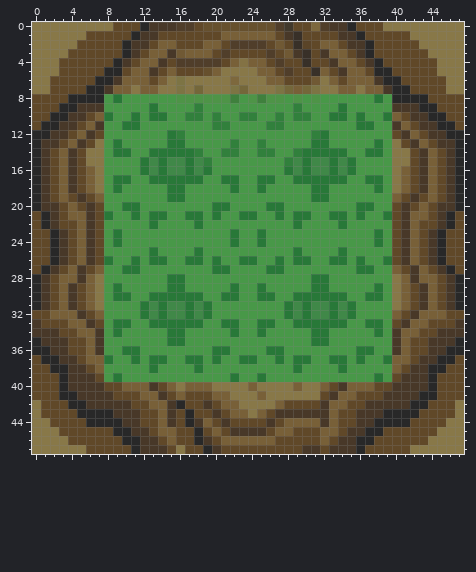
One commit to this pixel-art sprite: tile_sets/wall_tiles.png. This is how it looked before the edit.
The file is 48x48 pixels. Colours within 5 levels of each other are drawn and written as one.
Now the later version:
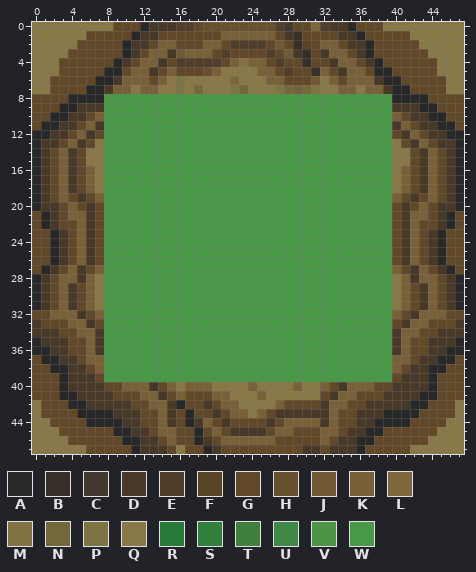
Palette (. is transparent): A #282828  B #383028  C #41392c  D #483828  E #503e2a  F #5a4428  G #604828  H #66502d  J #705934  K #786038  L #7d683d  M #837244  N #74673a  P #7d7444  Q #887848  R #287838  S #31803c  T #3f803d  U #408848  V #4e9447  W #489848
Edits made:
The edit turns colour R into colour W in row 8 at x 9 and 38; in row 9 at x 13 and 34; in row 10 at x 8, 11, 13 to 14, 33 to 34, 36 and 39; in row 11 at x 10 to 11 and 36 to 37; in row 12 at x 15 and 32; in row 13 at x 9, 15 to 16, 31 to 32 and 38.
The edit turns colour R into colour W in row 14 at x 9 to 10, 13 to 17, 30 to 34 and 37 to 38; in row 15 at x 12, 14, 17, 30, 33 and 35; in row 16 at x 12, 14, 17, 19, 28, 30, 33 and 35; in row 17 at x 9 to 10, 13 to 18, 21 to 22, 25 to 26, 29 to 34 and 37 to 38; in row 18 at x 9, 15 to 16, 22, 25, 31 to 32 and 38; in row 19 at x 15 to 16 and 31 to 32.
The edit turns colour R into colour W in row 20 at x 10 to 11, 20 to 21, 26 to 27 and 36 to 37; in row 21 at x 8, 11, 13 to 14, 17 to 18, 20, 23 to 24, 27, 29 to 30, 33 to 34, 36 and 39; in row 22 at x 13, 18, 29 and 34; in rows 23 to 24 at x 9, 22, 25 and 38; in row 25 at x 13, 18, 29 and 34; in row 26 at x 8, 11, 13 to 14, 17 to 18, 20, 23 to 24, 27, 29 to 30, 33 to 34, 36 and 39.
The edit turns colour R into colour W in row 27 at x 10 to 11, 20 to 21, 26 to 27 and 36 to 37; in row 28 at x 15 to 16 and 31 to 32; in row 29 at x 9, 15 to 16, 22, 25, 31 to 32 and 38; in row 30 at x 9 to 10, 13 to 18, 21 to 22, 25 to 26, 29 to 34 and 37 to 38; in rows 31 to 32 at x 12, 14, 17, 19, 28, 30, 33 and 35; in row 33 at x 9 to 10, 13 to 18, 21 to 22, 25 to 26, 29 to 34 and 37 to 38.
The edit turns colour R into colour W in row 34 at x 9, 15 to 16, 22, 25, 31 to 32 and 38; in row 35 at x 15 to 16 and 31 to 32; in row 36 at x 10 to 11, 20 to 21, 26 to 27 and 36 to 37; in row 37 at x 8, 11, 13 to 14, 17 to 18, 20, 23 to 24, 27, 29 to 30, 33 to 34, 36 and 39; in row 38 at x 13, 18, 29 and 34; in row 39 at x 9, 22, 25 and 38.
The edit turns colour S into colour W in row 9 at x 18 and 29; in row 10 at x 17 to 18, 20, 23 to 24, 27 and 29 to 30; in row 11 at x 20 to 21 and 26 to 27; in row 12 at x 16 and 31; in row 13 at x 22 and 25; in row 14 at x 18, 21 to 22, 25 to 26 and 29.
The edit turns colour S into colour W in row 15 at x 19 and 28.
The edit turns colour T into colour W in row 8 at x 22 and 25.
The edit turns colour U into colour W in rows 15 to 16 at x 13, 15 to 16, 18, 29, 31 to 32 and 34; in rows 31 to 32 at x 13, 15 to 16, 18, 29, 31 to 32 and 34.
The edit turns colour V into colour W in row 8 at x 16 to 21, 24, 26 to 27, 29 and 31.
Where, in picture pixels (left, top, right, bottom), the same in both pictures:
changed: (104, 94, 392, 382)
